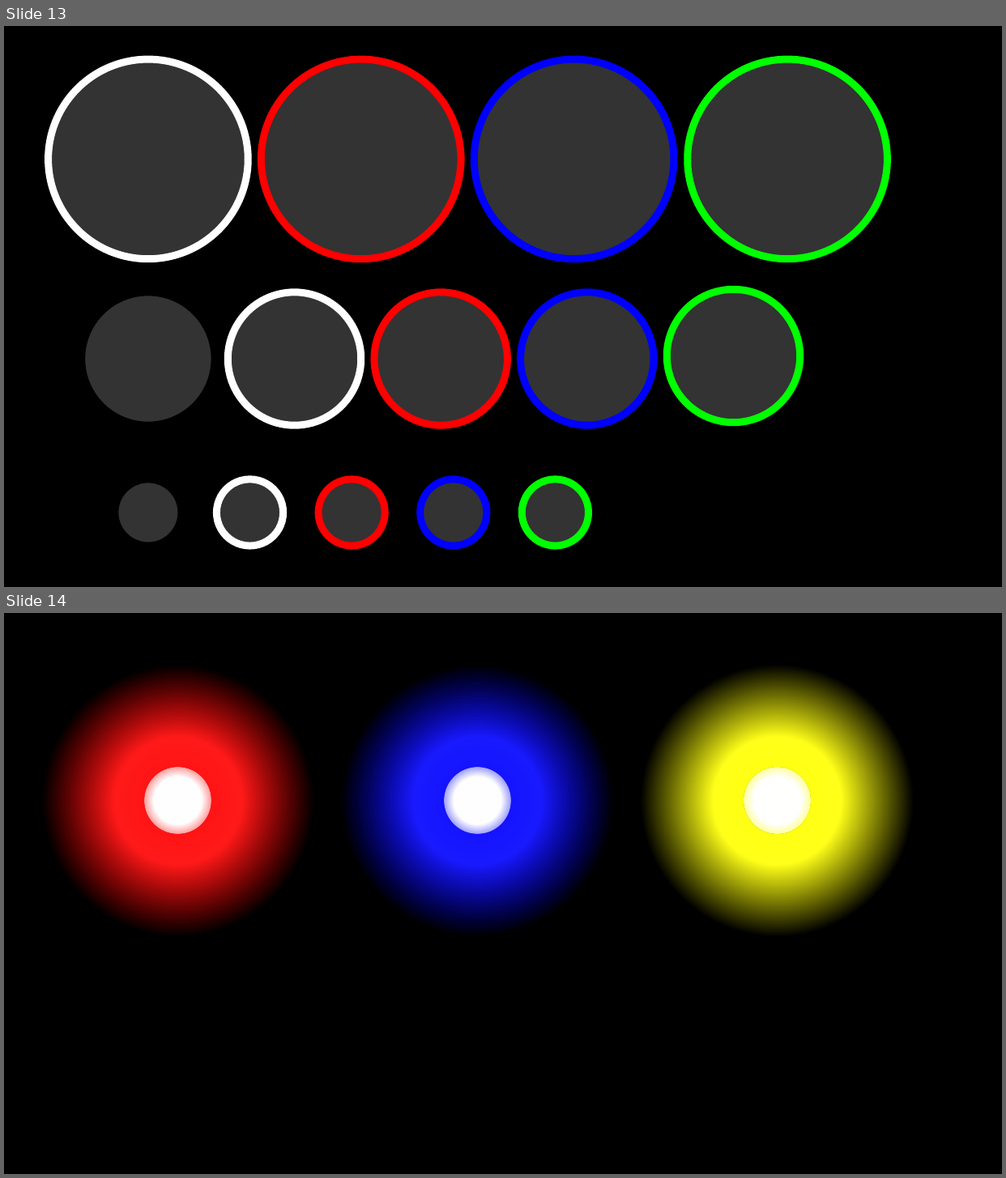
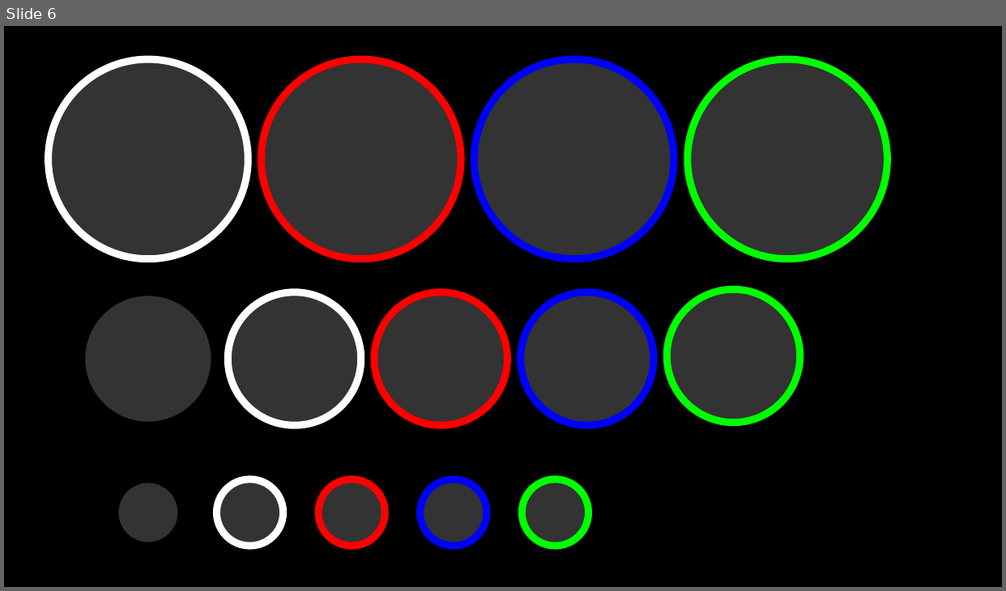
Before and after one commit to SNUGDC/LightsOn, a slide deck: Art Dummy.pptx. Shown one above the other, each under a label of ours: slides 13 and 14 before the commit, slide 6 after it. The pictures are 1006x1178 and 1006x591 pixels, drawn with LibreOffice and Linux fonts; fonts in the diff are those of the drawing. Boxes give left, top, right and bottom in pixels: in the first picture for what was removed or moved away, otherwise in the second. Text is boxed around its words. In the diff, an @@ line names an element or a change of style, - is before the commit and + after.

```diff
--- a/Art Dummy.pptx
+++ b/Art Dummy.pptx
@@ slide 14 removed at (4,613,1002,1174), background #000000 @@
@@ ellipse removed at (28,651,327,951) @@
@@ ellipse removed at (327,651,627,951) @@
@@ ellipse removed at (627,651,927,951) @@
@@ ellipse removed at (144,768,211,835) @@
@@ ellipse removed at (444,768,511,835) @@
@@ ellipse removed at (744,768,810,835) @@
@@ what was slide 13 is now slide 6 @@
```
Also in this commit, not shown: 2 slides changed, 2 slides added, 8 other slides removed, 33 other files.
